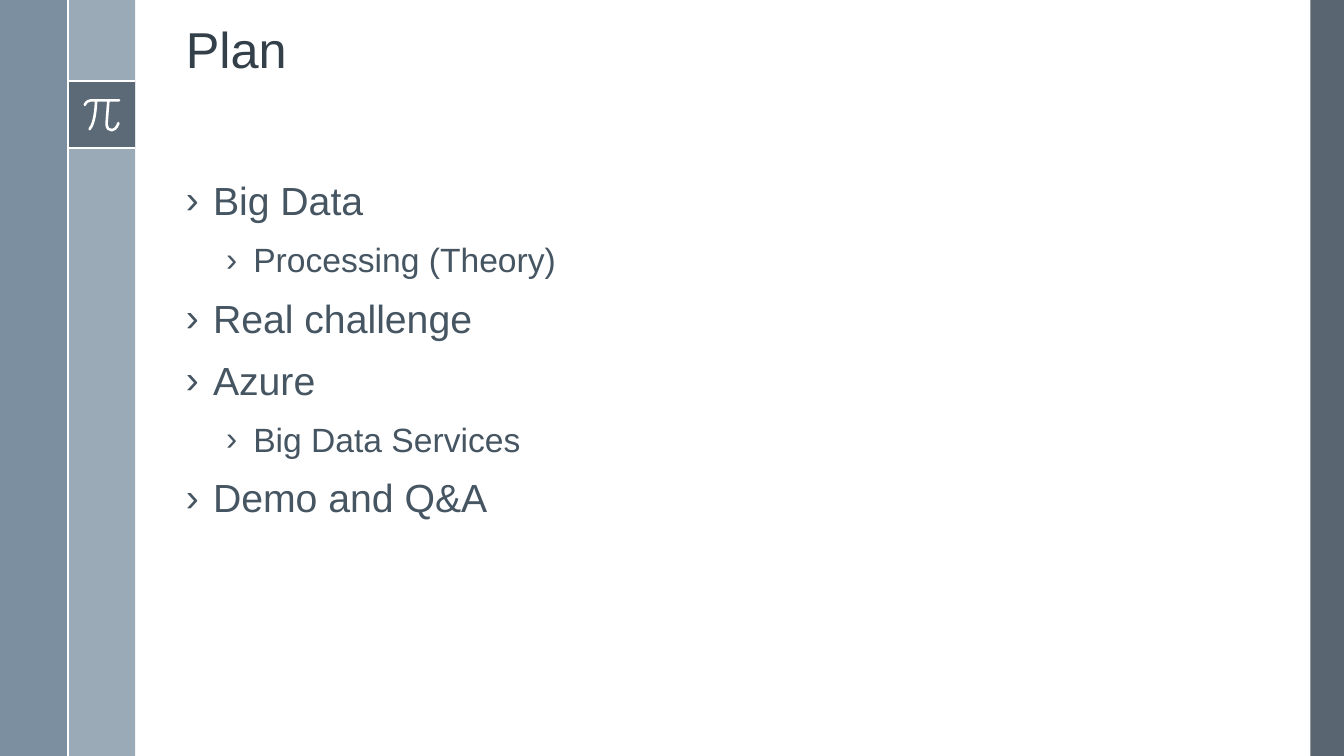
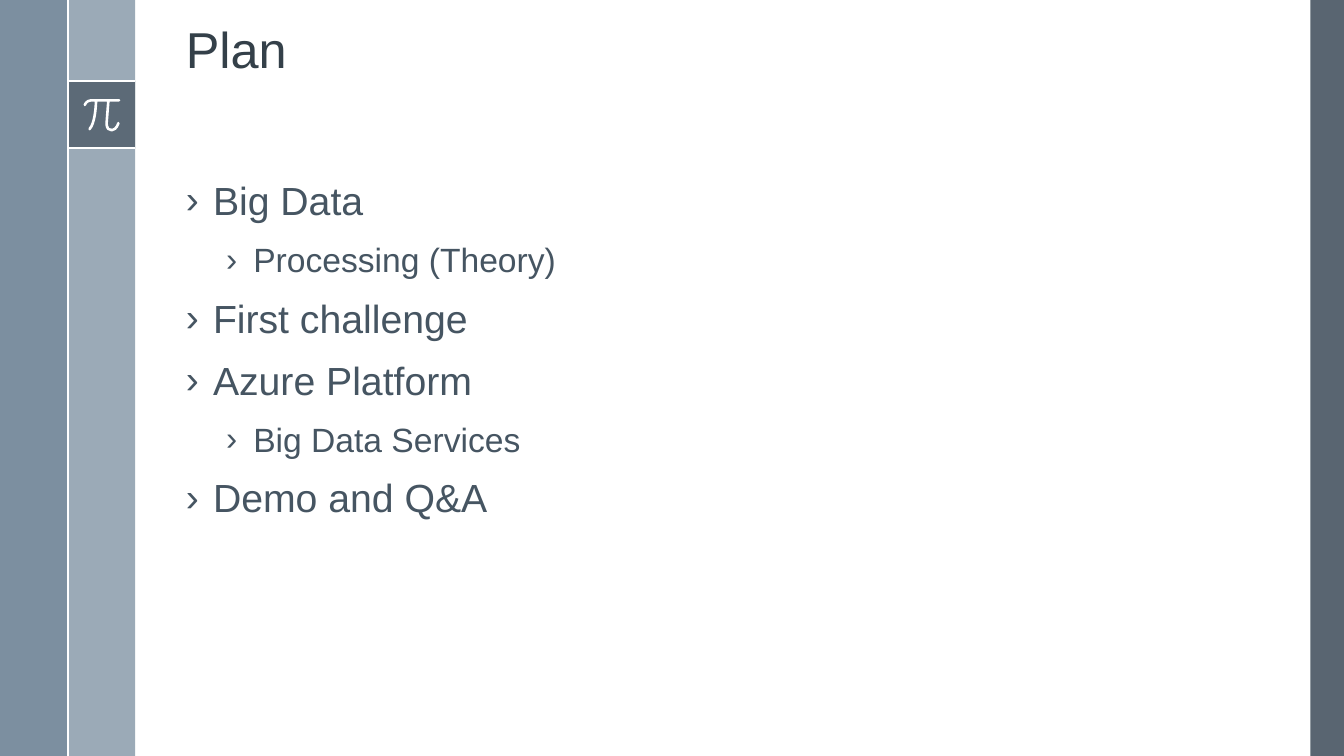
Before and after one commit to cloud4yourdata/demos, a slide deck: slide 2 of AzureAsBigDataPlatfom/Docs/AzureAsABigDataPlatfrom.pptx. Drawn at 1344x756 pixels with LibreOffice and Linux fonts; fonts in the diff are those of the drawing. Boxes give left, top, right and bottom in pixels: in the first picture for what was removed or moved away, otherwise in the second. Text is boxed around its words. In the diff, an @@ line names an element or a change of style, - is before the commit and + after.

```diff
--- a/AzureAsBigDataPlatfom/Docs/AzureAsABigDataPlatfrom.pptx
+++ b/AzureAsBigDataPlatfom/Docs/AzureAsABigDataPlatfrom.pptx
@@ text at bbox=[213, 304, 472, 396]: text changed @@
-› Real challenge
-› Azure
+› First challenge
+› Azure Platform
```
Also in this commit, not shown: 6 other slides changed, 5 other files.
